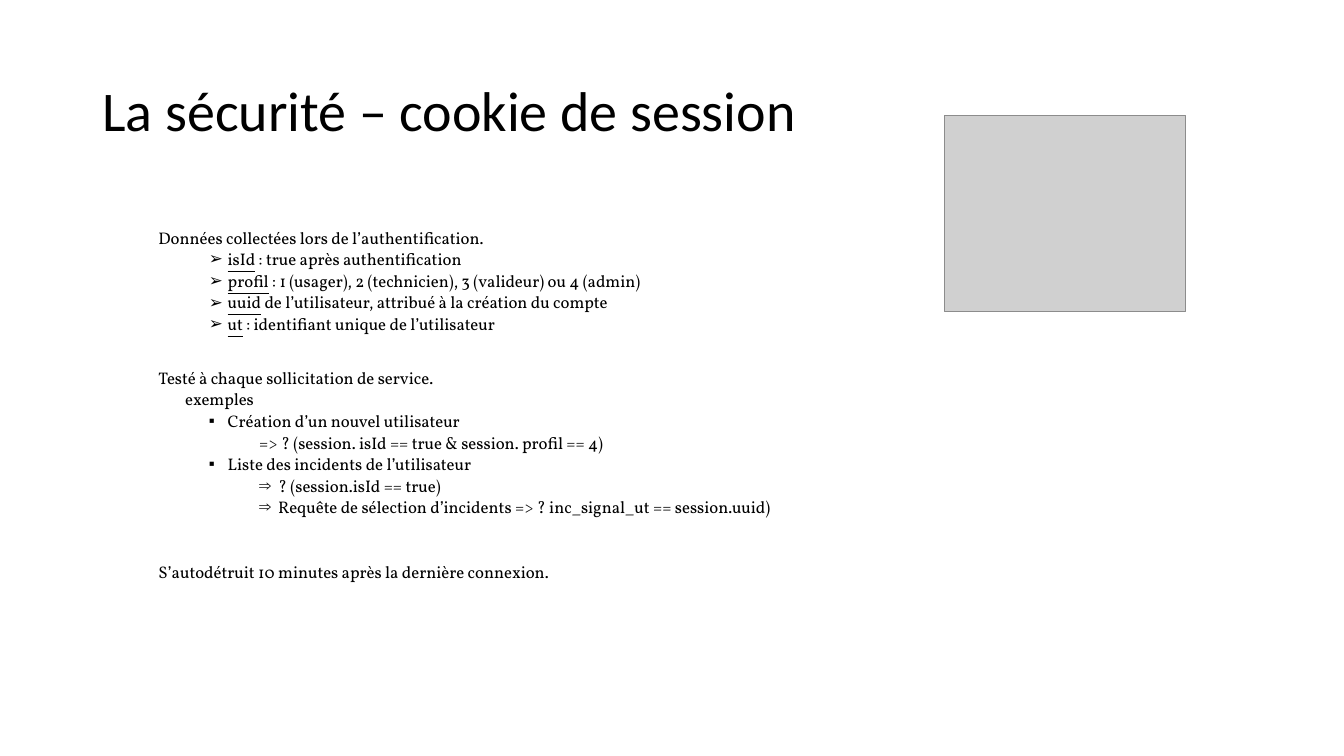
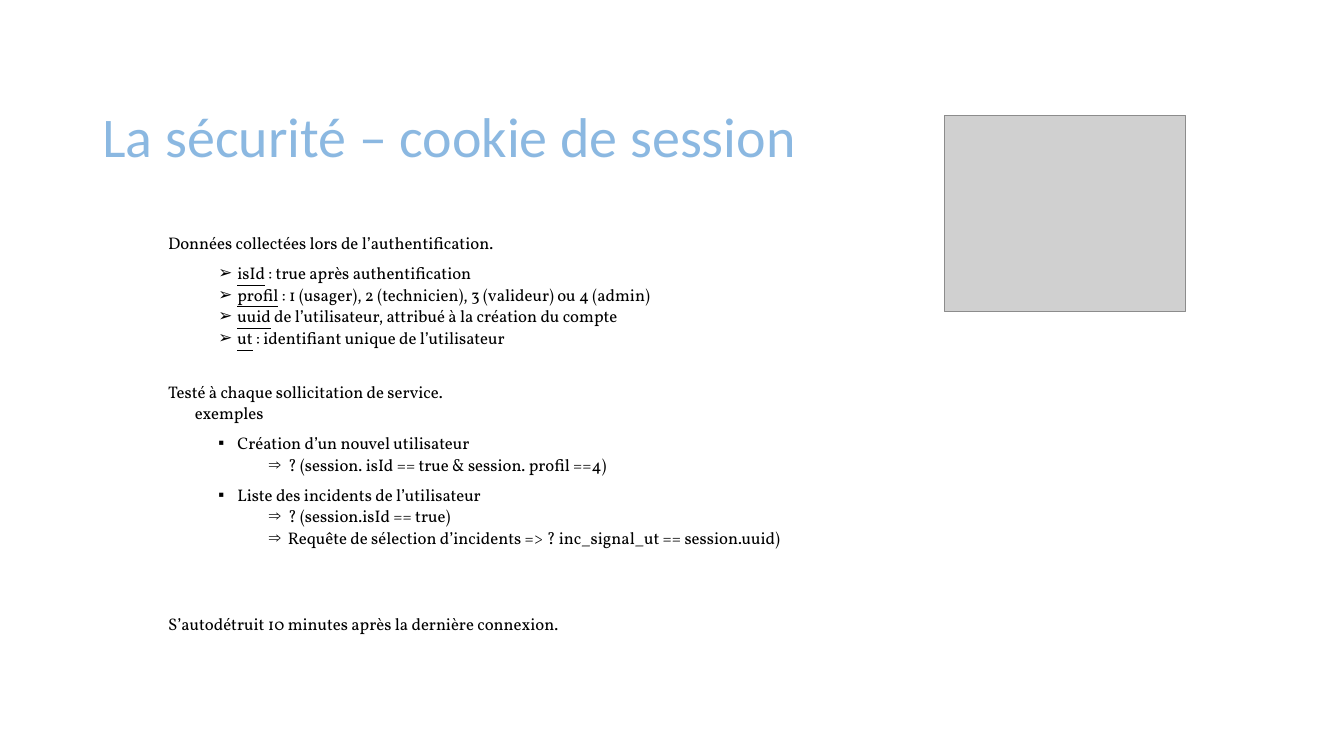
Before and after one commit to mapette/sos_immo_backend, a slide deck: slide 16 of doc/présentation V5.pptx (slide 17 before the commit). Drawn at 1344x756 pixels with LibreOffice and Linux fonts; fonts in the diff are those of the drawing; grey boxes stand for pictures. Boxes give left, top, right and bottom in pixels: in the first picture for what was removed or moved away, otherwise in the second. Text is boxed around its words. In the diff, an @@ line names an element or a change of style, - is before the commit and + after.

```diff
--- a/doc/présentation V5.pptx
+++ b/doc/présentation V5.pptx
@@ title "La sécurité – cookie de ..." at (102, 118, 795, 158): text colour #000000 to gradient #5B9BD5 to #4472C4; vertical alignment middle to bottom @@
@@ text "Données collectées lors de l’authentification.": place and size @@
-text "Données collectées lors de l’authentification." at (158, 232, 770, 582)
+text "Données collectées lors de l’authentification." at (168, 237, 780, 634)
@@ text at (237, 267, 481, 501): more space between paragraphs @@
@@ text at (300, 458, 606, 476): text changed @@
-    => ? (session. isId == true & session. profil == 4)
+    ⇒ ? (session. isId == true & session. profil ==4)
```
Also in this commit, not shown: 15 other slides changed, 1 slide removed, 9 other files.
